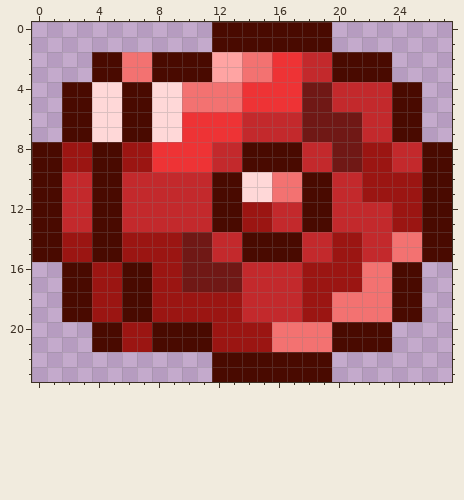
Edited in one commit: pixel-art sprite (Items/Yoyos/RubyYoyo.png). This is how it looked before the edit.
The file is 28x24 pixels. Colours within 5 levels of each other are drawn and written as one.
Once edited:
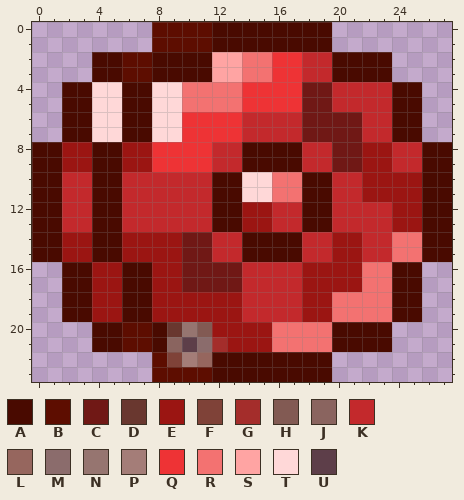
Palette (. is transparent): A #490a00  B #5d0d00  C #701815  D #69372f  E #9b1512  F #7f4238  G #a42d2b  H #825a53  J #8a645f  K #c3292c  L #96665e  M #8b6c6c  N #967570  P #a47d78  Q #ee3335  R #f37271  S #ffa4a3  T #ffd8d8  U #5d3e49
The exact change:
y 0..1: x 8..11 .... -> BBBB
y 2..3: x 6..7 RR -> BB
y 20: x 6..7 EE -> BB; x 9..11 AAA -> DNH
y 21: x 6..7 EE -> BB; x 9..12 AAAE -> JUMG
y 22: x 8..11 .... -> BFPL
y 23: x 8..11 .... -> BBBB
Boxes around the changes in both pictures, in picture pixels (x1, y1, x2, y2):
changed: (122, 22, 212, 82)
changed: (122, 322, 227, 382)
